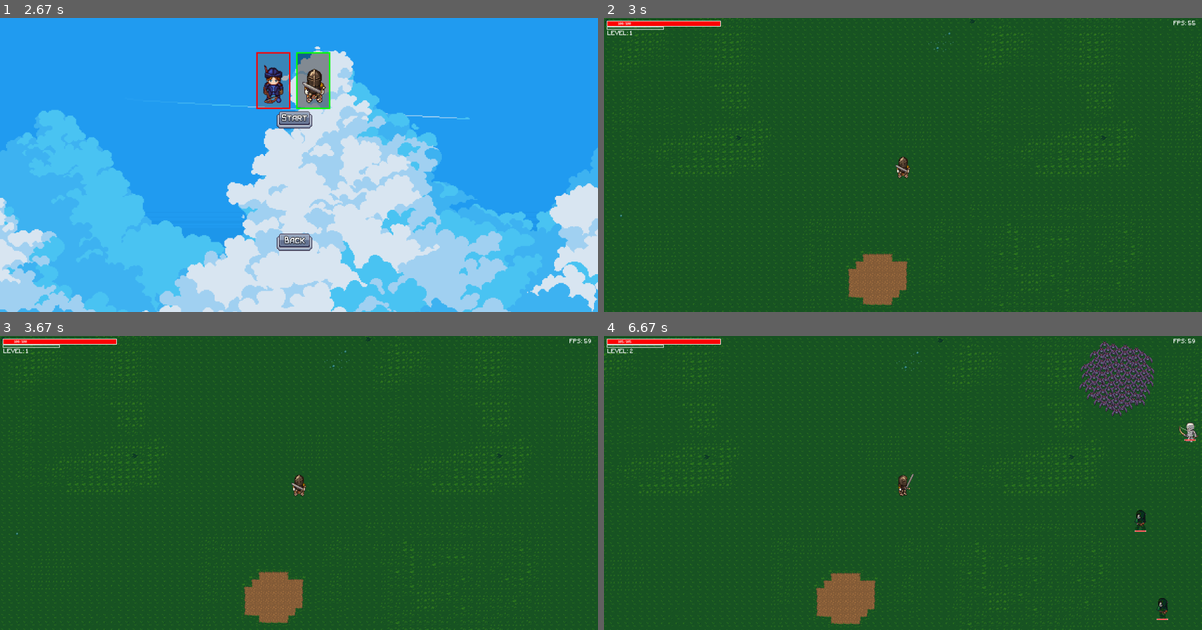
Above: before the commit, frames 1-4 (two rows, left to right).
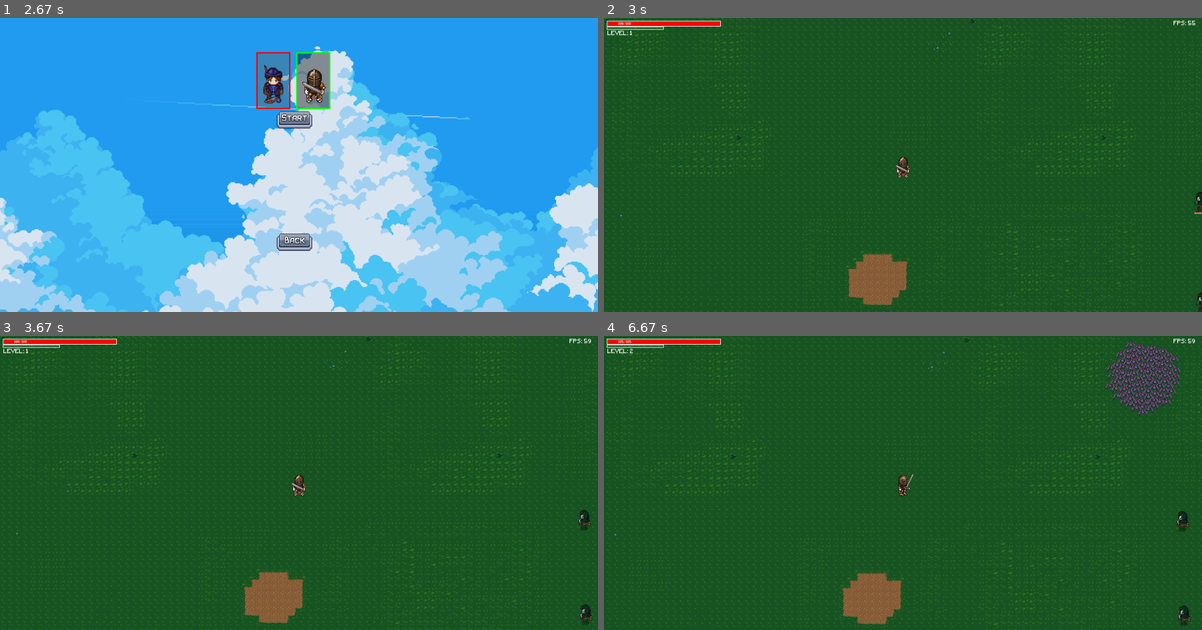
Above: after the commit, the same moments.

Repository: Axlzs/Pygame-project
Game: pygame game, started from start.py
Same seed, same stepped clock (60 frames per second), same inputs: the game is played once before the commit and once after it.
Inputs (mouse positions are in pixels of both pictures, inside the frame that each line leads up to):
- Up to frame 1 (2.67 s): click (299, 173) at 0.38 s; click (310, 79) at 0.72 s; click (490, 156) at 1.05 s; click (358, 229) at 1.38 s; click (388, 62) at 1.72 s; click (143, 56) at 2.05 s; click (83, 156) at 2.38 s
- Up to frame 2 (3 s): click (885, 115) at 2.72 s
- Up to frame 3 (3.67 s): click "LEVEL: 1" at 3.05 s; tap K at 3.33 s
- Up to frame 4 (6.67 s): click (1112, 559) at 3.72 s; tap 2 at 4.5, 5.65 s; hold Up 4.83-5.13 s; hold W 4.83-5.13 s; click (1028, 430) at 4.92 s; click (879, 547) at 5.22 s; hold Right 5.5-5.97 s; hold D 5.5-5.97 s; click (729, 424) at 5.58 s

Frame 1 is identical in both runs. In frame 2, 0.1% of the frame differs, in the area x 98-100%, y 59-100%; in frame 3, 0.2%; in frame 4, 8.4%, in the area x 0-100%, y 0-100%.

Commit message:
optimization upgrade
[+] optimised enemies:
      enemies are preloaded
      enemies are respawned when killed so no new enemies have to be created
      new enemies spawn during upgrade screen
      player damage cooldown is now dependent on the type of enemy attacking
      added explanations in enemy class making the code more understandable

[+] player:
      damage cooldown determined by enemies, diminishing the huge player immunity window
      attack with mouse click now

Diff:
--- a/TO DO.txt
+++ b/TO DO.txt
@@ -2,21 +2,24 @@
 [-]known resolution bug - sometimes the game does not want to exit fullscreen mode, the config file needs to be changed at that point
 
 
-[-]Loading screen???!!! - preload game assets and some enemies
 [-]optimise arrows
-[-]reuse enemy objects
 [-]find better sprites and make them bigger(will partly resolve optimization problem)
 
+[+] optimised enemies:
+      enemies are preloaded
+      enemies are respawned when killed so no new enemies have to be created
+      new enemies spawn during upgrade screen
+      player damage cooldown is now dependent on the type of enemy attacking
+      added explanations in enemy class making the code more understandable
 
-
+[+] player:
+      damage cooldown determined by enemies, diminishing the huge player immunity window
+      attack with mouse click now
 
 
 ----optimization notes----
 
 optimise the stupid arrows - not as big performace hit
-reuse already created objects
 
-
-preload enemies
 preload arrows
  - rotate function is expensive
--- a/enemyFile.py
+++ b/enemyFile.py
@@ -9,21 +9,21 @@
 class Enemy(pygame.sprite.Sprite):
     def __init__(self, enemy_type, projectile_group, player, droppable_group,enemy_projectile_group):
         pygame.sprite.Sprite.__init__(self)
-        self.type = enemy_type
-        self.player = player
-        self.camera = Camera()
-        self.scale = Static_variables.PLAYER_SCALE
-        self.enemy_projectile_group = enemy_projectile_group
-        self.enemy_scale = Static_variables.ENEMY_DATA[self.type]['scale']
-        self.sprite_size = Static_variables.ENEMY_DATA[enemy_type]['sprite']
-        self.enemy_animation_data = Static_variables.ENEMY_ANIMATION_DATA[enemy_type]
-        self.projectile_group = projectile_group
-        self.droppable_group = droppable_group
+        self.type = enemy_type  # Who am i
+        self.player = player    # target player
+        self.camera = Camera()  # camera for offsets and stuff
+        self.scale = Static_variables.PLAYER_SCALE              # PLAYER_SCALE basically means the game_scale
+        self.enemy_projectile_group = enemy_projectile_group    # Where enemy arrows reside
+        self.enemy_scale = Static_variables.ENEMY_DATA[self.type]['scale']      # how big am i
+        self.sprite_size = Static_variables.ENEMY_DATA[enemy_type]['sprite']    # how big is a single animation frame
+        self.enemy_animation_data = Static_variables.ENEMY_ANIMATION_DATA[enemy_type]   # What animations enemy has paired with cooldowns
+        self.projectile_group = projectile_group    # Where player arrows reside
+        self.droppable_group = droppable_group      # Where stuff that drops reside
         self.sprite_sheet = self.load_sprite_sheet(enemy_type, self.scale)
         self.images = self.create_action_list(self.sprite_sheet,self.scale)
         self.initialize_animations()
-        self.start_animation = self.animations['walk down']
-        self.image = self.start_animation.get_current_frame()
+        self.start_animation = self.animations['walk down']     # Gives the enemy first set of animations
+        self.image = self.start_animation.get_current_frame()   # IDK if this is needed
 
         self.rect = self.image.get_rect()
         self.rect.center = self.get_enemy_spawn() # Enemy spawn coordinates
@@ -31,27 +31,28 @@
         self.hitbox = pygame.Rect(0, 0, Static_variables.ENEMY_DATA[enemy_type]['hitbox_width']*Static_variables.PLAYER_SCALE, Static_variables.ENEMY_DATA[enemy_type]['hitbox_height']*Static_variables.PLAYER_SCALE)
         self.hitbox.center = self.rect.center  # Align hitbox and sprite position
 
-        self.health = Static_variables.ENEMY_DATA[self.type]['health']
-        self.maxhealth = Static_variables.ENEMY_DATA[self.type]['health']
-        self.health_bar_length = self.hitbox.width# sprite means the length of one player frame
-        self.health_ratio = self.maxhealth/self.health_bar_length
-        self.is_dying = False
-        self.death_start_time = 0
-        self.death_duration = 700
-        self.damage_cooldown = Static_variables.ENEMY_COOLDOWNS['damage']
-        self.last_damage_time = 0
-        self.motion = False
+        self.health = Static_variables.ENEMY_DATA[self.type]['health']      # Current health
+        self.maxhealth = Static_variables.ENEMY_DATA[self.type]['health']   # Maximum heaalth that an enemy can have
+        self.health_bar_length = self.hitbox.width                          # How long is the healthar
+        self.health_ratio = self.maxhealth/self.health_bar_length           # Ratio to fit all that health in the health_bar_length
+        self.is_dying = False       # State of death
+        self.death_start_time = 0   # The start of the death animation gets assigned here
+        self.death_duration = 700   # How long to player death animation
+        self.attack_damage = Static_variables.ENEMY_DATA[self.type]['damage']            # damage that will be done to the player
+        self.attack_cooldown = Static_variables.ENEMY_DATA[self.type]['attack_cooldown'] # how long is the players window of immunity
+        self.damage_cooldown = Static_variables.ENEMY_COOLDOWNS['damage']                # how long is the window of immunity for enemy
+        self.last_damage_time = 0   # The last time enemy took damage, this is for damage_cooldown
+        self.motion = False         # State where enemy is nether dead or attacking
         self.direction = 'down'
         self.speed = Static_variables.ENEMY_DATA[self.type]['speed']
-        if self.type == 1:
+        if self.type == 1:  # Type 1 is for archer enemy
             self.shooting = False
             self.last_shot_time = 0
             self.shoot_cooldown = Static_variables.ENEMY_PROJECTILE_COOLDOWN
             self.arrow_offset = 0
             self.arrow_offset = 10*self.scale
             self.shoot_dist = Static_variables.ENEMY_DATA[self.type]['shoot dist']
-        else:
-            self.melee_damage = Static_variables.ENEMY_DATA[self.type]['damage']
+        else:     # For melee enemies
             self.melee_range = Static_variables.ENEMY_DATA[self.type]['range'] * self.scale
             self.melee_cooldown = Static_variables.MELEE_COOLDOWN
             self.last_melee_time = 0
@@ -80,7 +81,6 @@
         for action, data in self.enemy_animation_data.items():
             row = data['row']
             frame_count = data['frames']
-            #print('action:'+action+'  frame count:'+str(frame_count),'  row: '+str(row)+'  frame width: '+ str(frame_width))
             action_frames = []
 
             for i in range(frame_count):
@@ -217,14 +217,15 @@
             melee_hitbox = self.get_melee_hitbox()
 
             if melee_hitbox.colliderect(self.player.hitbox):
-                self.player.take_damage(Static_variables.ENEMY_DATA[2]['damage'])
+                self.player.take_damage(self.attack_damage,self.attack_cooldown)
+
 
     def update_projectile_attacks(self):
         for projectile in self.enemy_projectile_group:
             projectile_hitbox=self.camera.apply(projectile.rect)
             player_hitbox = self.camera.apply(self.player.hitbox)
             if player_hitbox.colliderect(projectile_hitbox):
-                self.player.take_damage(Static_variables.ENEMY_DATA[1]['damage'])
+                self.player.take_damage(self.attack_damage,self.attack_cooldown)
 
     def take_damage(self, amount):
         current_time = pygame.time.get_ticks()
@@ -247,16 +248,24 @@
             new_drop = Droppable(what_drop, self.rect.centerx,self.rect.centery)
             droppable_group.add(new_drop)
 
+    def respawn(self):
+        self.is_dying = False
+        self.health = self.maxhealth
+        self.rect.center = self.get_enemy_spawn()
+
     def update(self):
     #UPDATES STUFF
     #CHECKS IF PLAYER IS DEAD
     #ALIGNS HITBOXES
         if self.is_dying:
+            #self.start_animation = self.animations['death']
             self.image = self.start_animation.play_once()
-            if pygame.time.get_ticks() - self.death_start_time >= self.death_duration:
+            death_time = pygame.time.get_ticks()
+            if death_time - self.death_start_time >= self.death_duration:
+                self.start_animation.reset()
+                self.drop_something(self.droppable_group)
                 self.player.add_to_killed_enemies()
-                self.kill()
-                self.drop_something(self.droppable_group)
+                self.respawn()
 
         else:
             #Get image -> determine correct action -> add animation to the action
@@ -294,7 +303,7 @@
         self.health_ratio = self.maxhealth/self.health_bar_length
         self.damage_cooldown = 500
         self.last_damage_time = 0
-        self.damage = Static_variables.LESSER_ENEMIES[self.type]['damage']
+        self.attack_damage = Static_variables.LESSER_ENEMIES[self.type]['damage']
         self.speed = Static_variables.LESSER_ENEMIES[self.type]['speed']
         self.is_dying = False
         self.death_start_time = 0
@@ -388,7 +397,7 @@
 
     def attack(self):
         if self.hitbox.colliderect(self.player.hitbox):
-            self.player.take_continous_damage(self.damage)
+            self.player.take_continous_damage(self.attack_damage)
 
     def start_death_sequence(self):
         self.is_dying = True
--- a/game.py
+++ b/game.py
@@ -223,7 +223,7 @@
     pygame.draw.rect(game_manager.screen, (255,0,0),(offset_rect.x,offset_rect.midbottom[1],enemy.health/enemy.health_ratio,5))
     pygame.draw.rect(game_manager.screen, (255,255,255),(offset_rect.x,offset_rect.midbottom[1],enemy.health_bar_length,5),1)
 
-def manual_enemy_spawn(all_enemies, spawned_enemies,player):
+def manual_enemy_spawn(spawned_enemies,player):
     keys = pygame.key.get_pressed()
     if keys[pygame.K_e]: # Manualy spawn enemies
         enemy_type = random.choice(list(Static_variables.ENEMY_DATA.keys()))
@@ -235,17 +235,14 @@
         enemies.empty()
     return spawned_enemies
 
-def enemy_spawn(all_enemies, enemy_count,spawned_enemies,player,last_enemy_spawn):
-    current_time = pygame.time.get_ticks()
-
-    if enemy_count <15 and current_time - last_enemy_spawn >= Static_variables.ENEMY_SPAWN_COOLDOWN:
+def enemy_spawn(spawned_enemies,player):
+    while spawned_enemies < Static_variables.MAX_ENEMY_SPAWN:
         spawned_enemies +=1
         enemy_type = random.choice(list(Static_variables.ENEMY_DATA.keys()))
         enemy = Enemy(enemy_type, enemy_projectile_group, player, droppable_group,enemy_projectile_group)
         enemies.add(enemy)
         all_enemies.add(enemy)
-        last_enemy_spawn = current_time
-    return enemy_count,spawned_enemies,last_enemy_spawn
+    return spawned_enemies
 
 def spawn_horde(all_enemies ,lessers, spawned_lessers, lesser_count, player):
     if lesser_count<100:
@@ -415,8 +412,8 @@
     global projectile_group, enemy_projectile_group, droppable_group
     global enemies,lessers,all_enemies
     global player,camera,map
-    global last_enemy_spawn,enemy_count,spawned_enemies,lesser_count,spawned_lessers
-    WIDTH, HEIGHT = game_manager.update_dimensions()
+    global last_enemy_spawn,spawned_enemies,lesser_count,spawned_lessers
+    #WIDTH, HEIGHT = game_manager.update_dimensions()
     #setting up game
     last_enemy_spawn = 0
     projectile_group = pygame.sprite.Group()
@@ -433,7 +430,7 @@
 
     current_level = player.level
     spawned_enemies = 0 # all spawned enemies
-    enemy_count = 0 # enemies currently alive
+    spawned_enemies = enemy_spawn(spawned_enemies, player)
 
     spawned_lessers = 0
     lesser_count = 0
@@ -460,8 +457,9 @@
                 print(spawned_lessers)
             if event.type == pygame.KEYDOWN and event.key == pygame.K_2:
                 spawned_lessers,lesser_count,spawned_lessers = spawn_horde(all_enemies,lessers,spawned_lessers,lesser_count,player)
-
-        enemy_count = spawned_enemies - player.total_enemies_killed
+            if event.type == pygame.MOUSEBUTTONDOWN:
+                player.handle_attack()
+
         lesser_count = spawned_lessers - player.total_lessers_killed
     ##############FUNCTIONS##############
         if paused:
@@ -474,6 +472,9 @@
             upgrade_screen(player_type)
             current_level = player.level
             upgrade_due = False
+            spawned_lessers,lesser_count,spawned_lessers = spawn_horde(all_enemies,lessers,spawned_lessers,lesser_count,player)
+            Static_variables.MAX_ENEMY_SPAWN = min(Static_variables.MAX_ENEMY_SPAWN +2 , 50)
+            spawned_enemies = enemy_spawn(spawned_enemies, player)
 
         else:
 
@@ -486,8 +487,7 @@
             droppable_group.update()
             draw_entities()
             draw_fps_counter()
-            spawned_enemies = manual_enemy_spawn(all_enemies, spawned_enemies,player)
-            enemy_count, spawned_enemies, last_enemy_spawn = enemy_spawn(all_enemies, enemy_count, spawned_enemies, player, last_enemy_spawn)
+            spawned_enemies = manual_enemy_spawn(spawned_enemies,player)
             player_healthbar_activate(player)
             xp_bar(player)
             for enemy in enemies:
@@ -497,9 +497,6 @@
             handle_repulsion_with_grid(all_enemies)
             if player.level>current_level:
                 upgrade_due  = True
-                spawned_lessers,lesser_count,spawned_lessers = spawn_horde(all_enemies,lessers,spawned_lessers,lesser_count,player)
-                Static_variables.ENEMY_SPAWN_COOLDOWN = min(Static_variables.ENEMY_SPAWN_COOLDOWN -50, 100)
-                Static_variables.MAX_ENEMY_SPAWN = min(Static_variables.MAX_ENEMY_SPAWN +2 , 50)
             if player.officially_dead:
                 game_over_screen()
 
--- a/playerFile.py
+++ b/playerFile.py
@@ -34,7 +34,7 @@
         self.enemies = all_enemies
         self.total_enemies_killed = 0
         self.total_lessers_killed = 0
-        self.xp =0
+        self.xp = 0
         self.speed_linear = Static_variables.SPEED_LINEAR
         self.speed_diagonal = Static_variables.SPEED_DIAGONAL
         self.max_xp = Static_variables.STARTING_XP
@@ -85,7 +85,6 @@
         sprite_width, sprite_height = sprite_sheet.get_size()
         # int is used to negate the appearance of floats
         scaled_size = (int(sprite_width//2*scale*self.player_scale), int(sprite_height//2*scale*self.player_scale))
-        print(scaled_size)
         sprite_sheet = pygame.transform.scale(sprite_sheet, scaled_size)
         return sprite_sheet
 
@@ -140,21 +139,20 @@
                     self.motion = True
                     self.direction = 'right'
 
-                #This handles shooting - detects input->Determines the player type and weather the player is moving
-                if keys[pygame.K_SPACE]:
-                    self.motion == False
-                    self.shooting = True
-                    if self.type ==1:
-                        self.shoot(self.projectile_group)
-                    elif self.type ==2:
-                        self.animation_queue.append(f'attack {self.direction}')
-                        self.is_animating = True
-                    else:
-                        print("sum tin wong")
-                else:
-                    self.shooting = False
             else:
                 pass
+    def handle_attack(self):
+        if self.is_animating == False and self.is_dying == False:  # Block movement if an attack is playing
+                #This handles shooting - detects input->Determines the player type and weather the player is moving
+                self.motion == False
+                self.shooting = True
+                if self.type ==1:
+                    self.shoot(self.projectile_group)
+                elif self.type ==2:
+                    self.animation_queue.append(f'attack {self.direction}')
+                    self.is_animating = True
+                else:
+                    print("This type of player does not exist")
 
     def shoot(self,projectile_group):
         current_time = pygame.time.get_ticks()
@@ -210,10 +208,10 @@
                 projectile.kill()
 
 
-    def take_damage(self, amount):
+    def take_damage(self, amount, damage_cooldown):
         current_time = pygame.time.get_ticks()
         if self.is_dying == False:
-            if current_time - self.last_damage_time >= self.damage_cooldown:
+            if current_time - self.last_damage_time >= damage_cooldown:
                 self.last_damage_time = current_time
                 self.target_health -= amount
                 if self.target_health <= 0:
--- a/static_variables.py
+++ b/static_variables.py
@@ -35,9 +35,8 @@
     ENEMY_SPEED_LINEAR = 2
     ENEMY_SPEED_DIAGONAL = 1.414
 
-    ENEMY_SPAWN_COOLDOWN = 500
     ENEMY_PROJECTILE_COOLDOWN = 1000
-    ENEMY_COOLDOWNS = {'idle':100,'movement':100,'shoot animation':100,'damage':500}
+    ENEMY_COOLDOWNS = {'idle':100,'movement':100,'shoot animation':100,'damage':500} # animation speed
     LESSER_ENEMY_COOLDOWNS = 100
 
     MAX_ENEMY_SPAWN = 10 # Max spawned enemies at a time
@@ -51,9 +50,9 @@
             'death' :   {'row':1,'frames':1,'cooldown':300}}
     }
     ENEMY_DATA = {
-        1: {'image':'images/enemies/skeleton_archer.png','sprite':192,'hitbox_width':20,'scale':1.5,'hitbox_height':35,'class':1,'health':20,'damage':10,'speed':2,'shoot dist':300},
-        2: {'image':'images/enemies/lizard_knight.png','sprite':192,'hitbox_width':25,'scale':2,'hitbox_height':50,'class':2,'health':50,'damage':25,'speed':1.5,'attack dist':30,'range':15},
-        3: {'image':'images/enemies/thief.png','sprite':192,'hitbox_width':20,'scale':1.5,'hitbox_height':35,'class':2,'health':20,'damage':15,'speed':2.5,'attack dist':20,'range':10}
+        1: {'image':'images/enemies/skeleton_archer.png','sprite':192,'hitbox_width':20,'scale':1.5,'hitbox_height':35,'class':1,'health':20,'damage':10,'attack_cooldown':300,'speed':2,'shoot dist':300},
+        2: {'image':'images/enemies/lizard_knight.png','sprite':192,'hitbox_width':25,'scale':2,'hitbox_height':50,'class':2,'health':50,'damage':25,'attack_cooldown':500,'speed':1.5,'attack dist':30,'range':15},
+        3: {'image':'images/enemies/thief.png','sprite':192,'hitbox_width':20,'scale':1.5,'hitbox_height':35,'class':2,'health':20,'damage':15,'attack_cooldown':100,'speed':2.5,'attack dist':20,'range':10}
     }
     ENEMY_ANIMATION_DATA = {
         1:{
